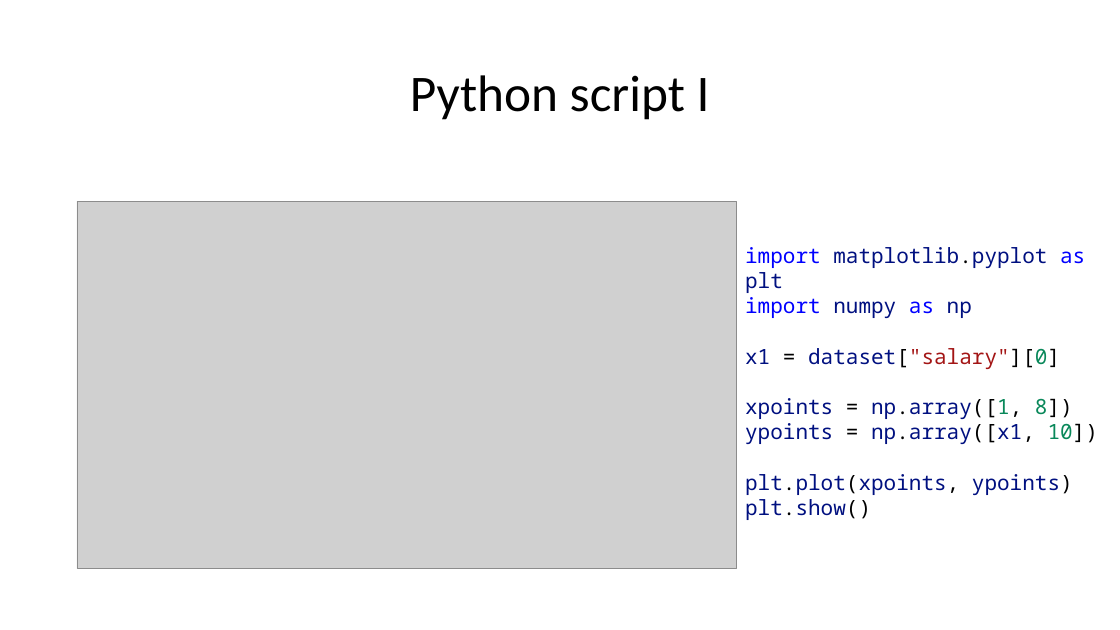
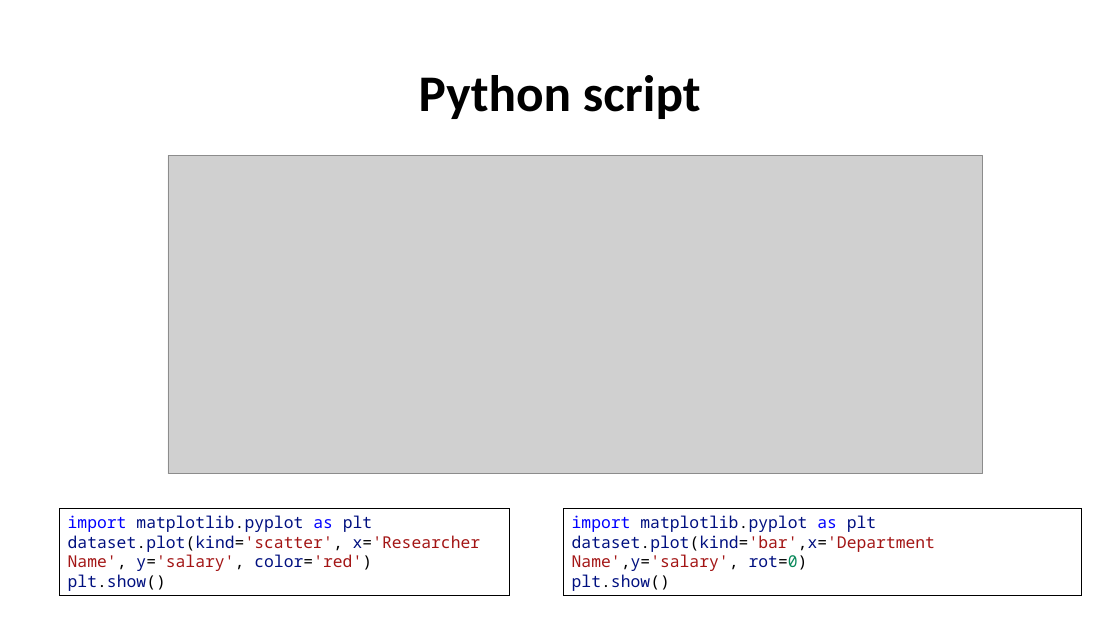
Before and after one commit to kimteespk/DADS5001-Data-Analytics-and-Data-Science-Tools-and-Programming, a slide deck: slide 17 of 12-PowerBI/DSTools-Power-BI.pptx. Drawn at 1120x630 pixels with LibreOffice and Linux fonts; fonts in the diff are those of the drawing; grey boxes stand for pictures. Boxes give left, top, right and bottom in pixels: in the first picture for what was removed or moved away, otherwise in the second. Text is boxed around its words. In the diff, an @@ line names an element or a change of style, - is before the commit and + after.

```diff
--- a/12-PowerBI/DSTools-Power-BI.pptx
+++ b/12-PowerBI/DSTools-Power-BI.pptx
@@ title at box(419, 75, 701, 119): text changed; bold on @@
-Python script I
+Python script
@@ picture added at box(168, 155, 983, 474) @@
@@ picture removed at box(77, 202, 738, 570) @@
@@ text removed at box(745, 247, 1098, 520) @@
-import matplotlib.pyplot as plt
-import numpy as np
-x1 = dataset["salary"][0]
-xpoints = np.array([1, 8])
-ypoints = np.array([x1, 10])
-plt.plot(xpoints, ypoints)
-plt.show()
@@ rectangle added at box(60, 508, 509, 596), outline #000000 0.75 pt, 14 pt, text #001080 @@
+import matplotlib.pyplot as plt
+dataset.plot(kind='scatter', x='Researcher Name', y='salary', color='red')
+plt.show()
@@ rectangle added at box(564, 508, 1082, 596), outline #000000 0.75 pt, 14 pt, text #001080 @@
+import matplotlib.pyplot as plt
+dataset.plot(kind='bar',x='Department Name',y='salary', rot=0)
+plt.show()
```
Also in this commit, not shown: 6 other slides changed, 1 slide added, 1 slide removed, 1 other file.
